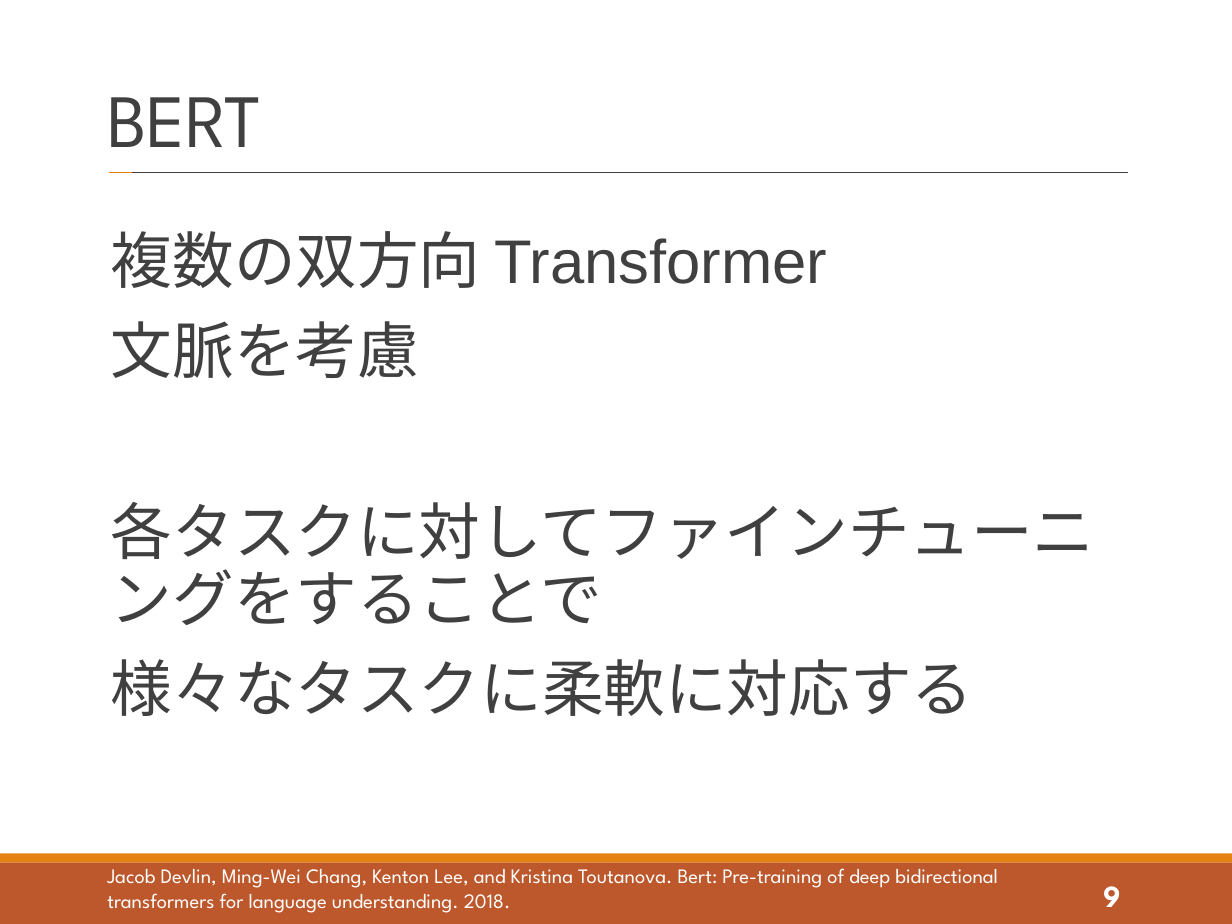
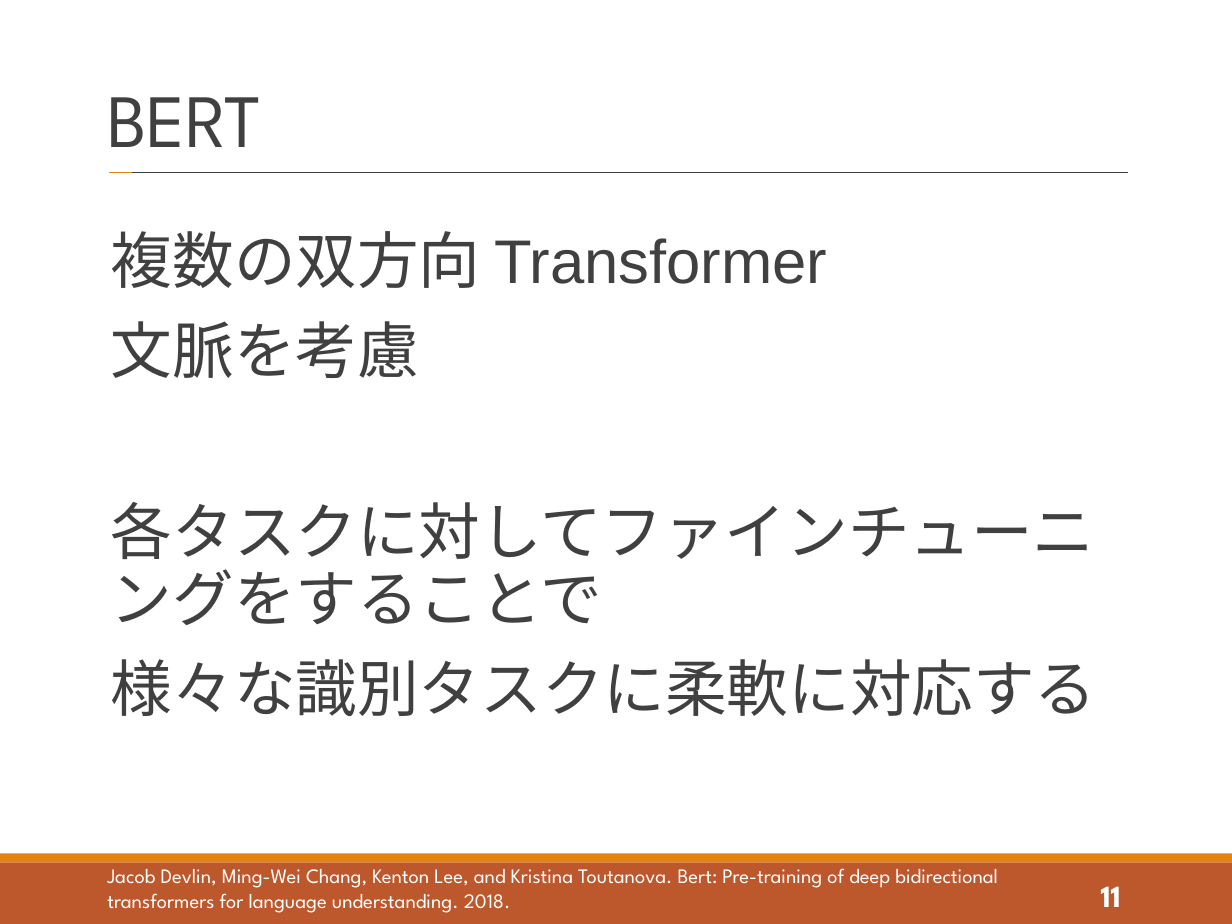
Before and after one commit to tatsuya-sugiyama/WeeklyReport, a slide deck: slide 11 of report/2021_t_1st/2021_1st_sugiyama.pptx (slide 9 before the commit). Drawn at 1232x924 pixels with LibreOffice and Linux fonts; fonts in the diff are those of the drawing. Boxes give left, top, right and bottom in pixels: in the first picture for what was removed or moved away, otherwise in the second. Text is boxed around its words. In the diff, an @@ line names an element or a change of style, - is before the commit and + after.

```diff
--- a/report/2021_t_1st/2021_1st_sugiyama.pptx
+++ b/report/2021_t_1st/2021_1st_sugiyama.pptx
@@ text at (111,659,1097,716): text changed @@
-様々なタスクに柔軟に対応する
+様々な識別タスクに柔軟に対応する
@@ page number at (1101,886,1121,907): text changed @@
-9
+11
```
Also in this commit, not shown: 8 other slides changed, 5 slides added.
